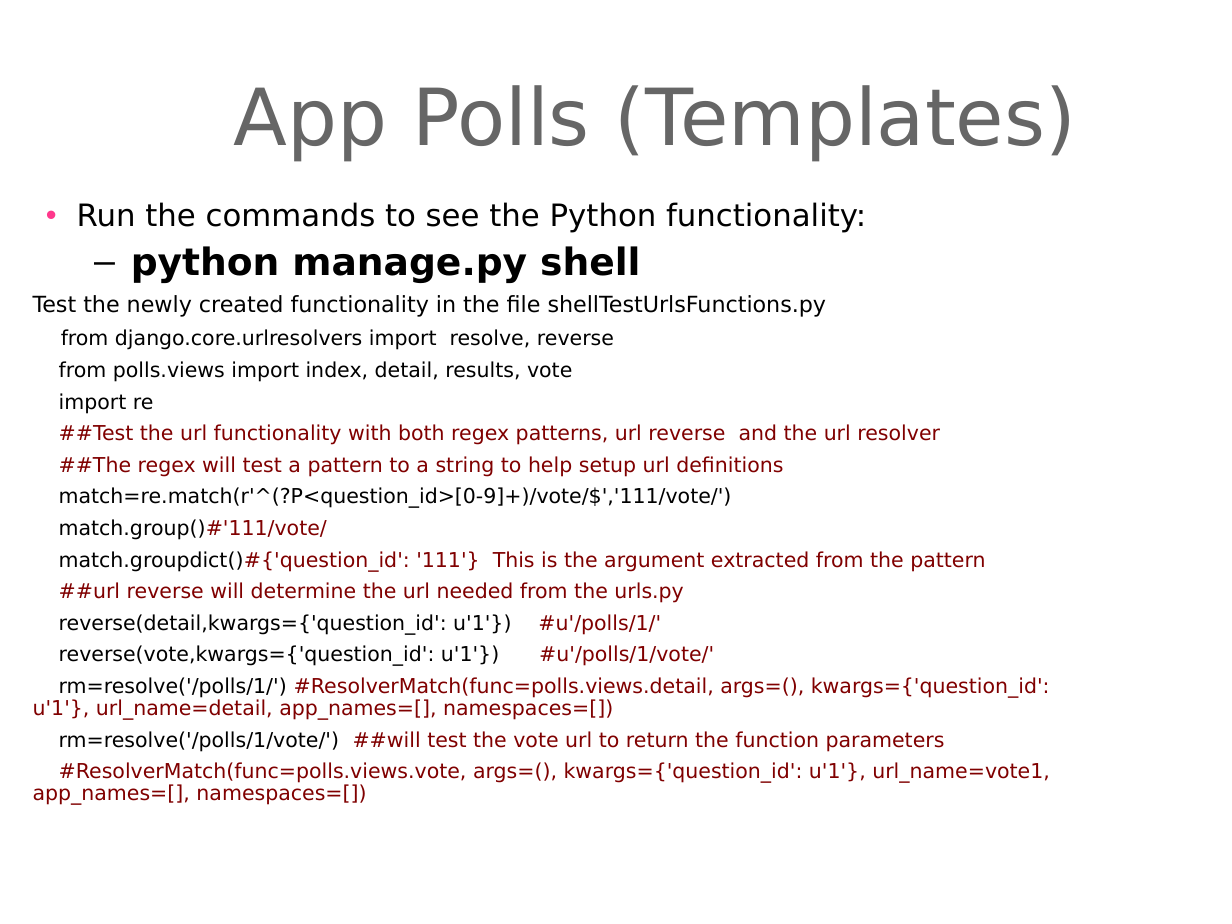
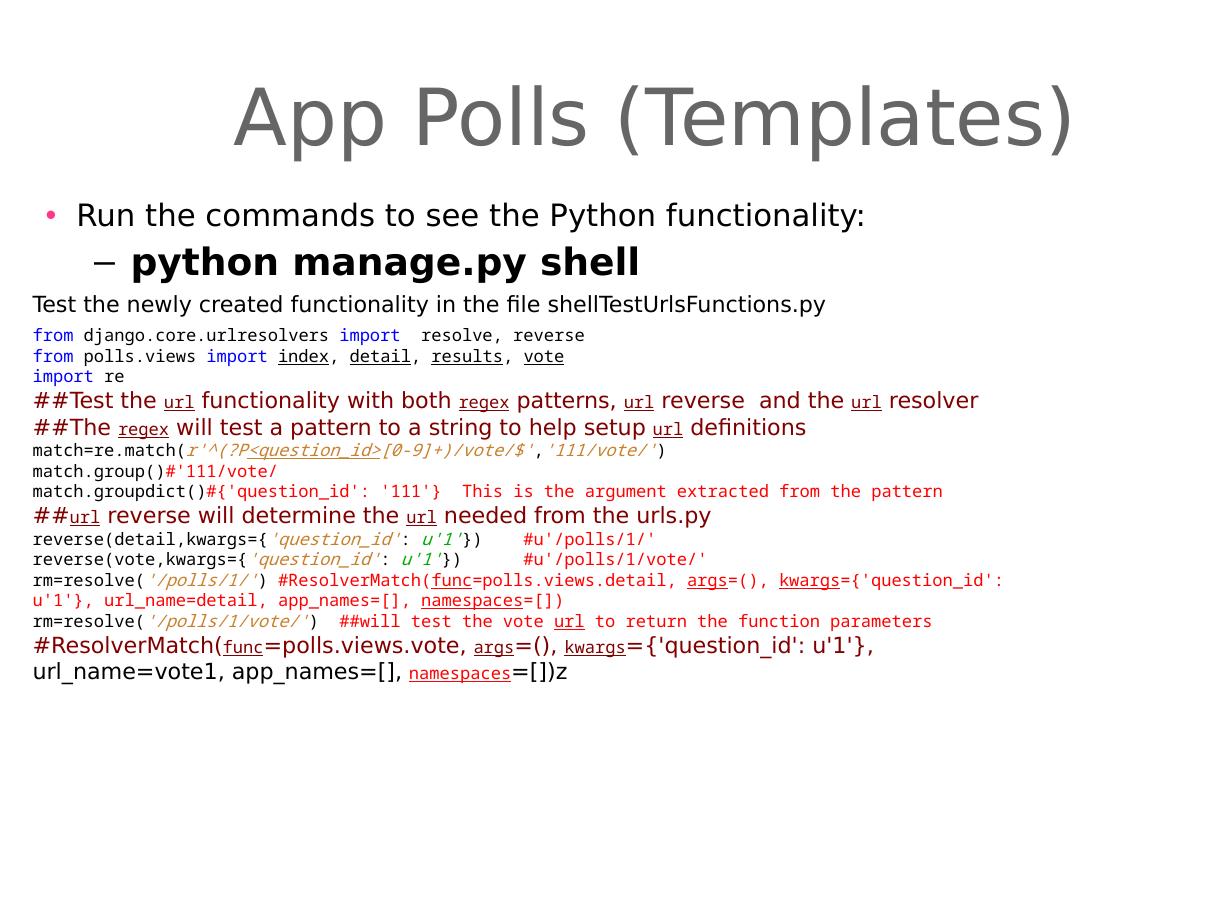
Before and after one commit to derekawilson72/CodeIT-viz-prj, a slide deck: slide 12 of Presentations/djangointroduction-Lesson04.ppt. Drawn at 1232x924 pixels with LibreOffice and Linux fonts; fonts in the diff are those of the drawing; background and template pictures are left out. Boxes give left, top, right and bottom in pixels: in the first picture for what was removed or moved away, otherwise in the second. Text is boxed around its words. In the diff, an @@ line names an element or a change of style, - is before the commit and + after.

```diff
--- a/Presentations/djangointroduction-Lesson04.ppt
+++ b/Presentations/djangointroduction-Lesson04.ppt
@@ text at <box>33,328,1004,631</box>: size 12 to 10 pt, font DejaVu Sans to Noto Sans Mono in "from django.core.urlresolvers import resolve, reverse", "from polls.views import index, detail, results, vote", "import re", "url regex url url" and 9 more places; text colour #000000 to #0000FF in "from import", "from import", "import"; underline on in "index, detail, results, vote", "url regex url url", "regex url", "match=re.match(r'^(?P<question_id>[0-9]+)/vote/$','111/vote/ ..." and 3 more places; size 12 to 13 pt in "##Test the functionality with both patterns, reverse ...", "##The will test a pattern to a ...", "##url reverse will determine the needed from ..."; text colour #000000 to #C9802B in "match=re.match(r'^(?P<question_id>[0-9]+)/vote/$','111/vote/ ...", "reverse(detail,kwargs={'question_id':", "reverse(vote,kwargs={'question_id':", "rm=resolve('/polls/1/')" and 1 more places; italic on in "match=re.match(r'^(?P<question_id>[0-9]+)/vote/$','111/vote/ ...", "reverse(detail,kwargs={'question_id': u'1'})", "reverse(vote,kwargs={'question_id': u'1'})", "rm=resolve('/polls/1/')" and 1 more places; text colour #800000 to #FF0000 in "match.group()#'111/vote/", "match.groupdict()#{'question_id': '111'} This is the argumen ...", "#u'/polls/1/'", "#u'/polls/1/vote/'" and 2 more places; text colour #000000 to #00AA00 in "u'1'})", "u'1'})"; line spacing 0.9 to 1; less space between paragraphs @@
@@ text at <box>33,636,874,685</box>: text changed; size 12 to 13 pt @@
-#ResolverMatch(func=polls.views.vote, args=(), kwargs={'question_id': u'1'}, url_name=vote1, app_names=[], namespaces=[])
+#ResolverMatch(func=polls.views.vote, args=(), kwargs={'question_id': u'1'}, url_name=vote1, app_names=[], namespaces=[])z
```
Also in this commit, not shown: 9 other slides changed, 3 other files.
